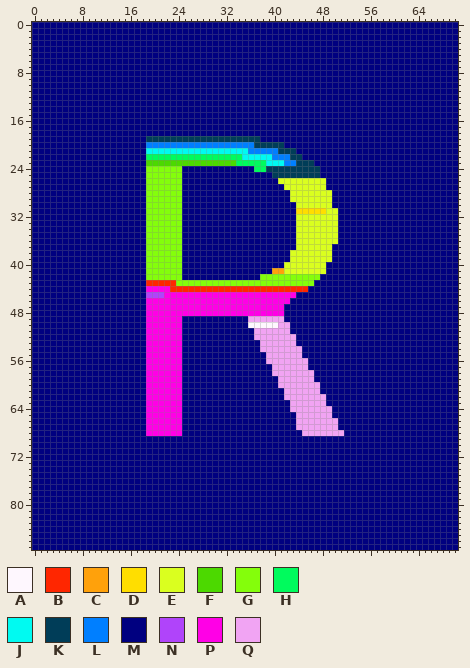
File history of a sprite sheet, micron/project_guimicro/picconv_test.png. The first picture shows the starting point.
The file is 71x88 pixels.
Palette (. is transparent): A #fef7fe  B #ff2600  C #ffa10b  D #ffde00  E #daff1f  F #4cd900  G #84fe0b  H #00fb5d  J #00faf1  K #003d58  L #007fff  M #000080  N #b044fa  P #ff00e6  Q #f1a4f3
New version:
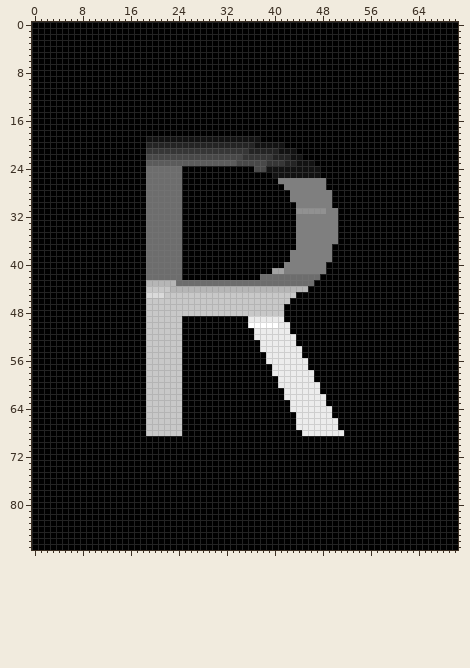
From the commit log: draw picture should work now!
Change:
@@ palette @@
-A #fef7fe
+A #ffffff
-B #ff2600
+B #b6b6b6
-C #ffa10b
+C #a3a3a3
-D #ffde00
+D #919191
-E #daff1f
+E #7f7f7f
-F #4cd900
+F #5b5b5b
-G #84fe0b
+G #6d6d6d
-H #00fb5d
+H #484848
-J #00faf1
+J #363636
-K #003d58
+K #121212
-L #007fff
+L #242424
-M #000080
+M #000000
-N #b044fa
+N #dadada
-P #ff00e6
+P #c8c8c8
-Q #f1a4f3
+Q #ececec
Where, in picture pixels (left, top, right, bottom), the same in both pictures:
changed: (32, 22, 458, 550)
